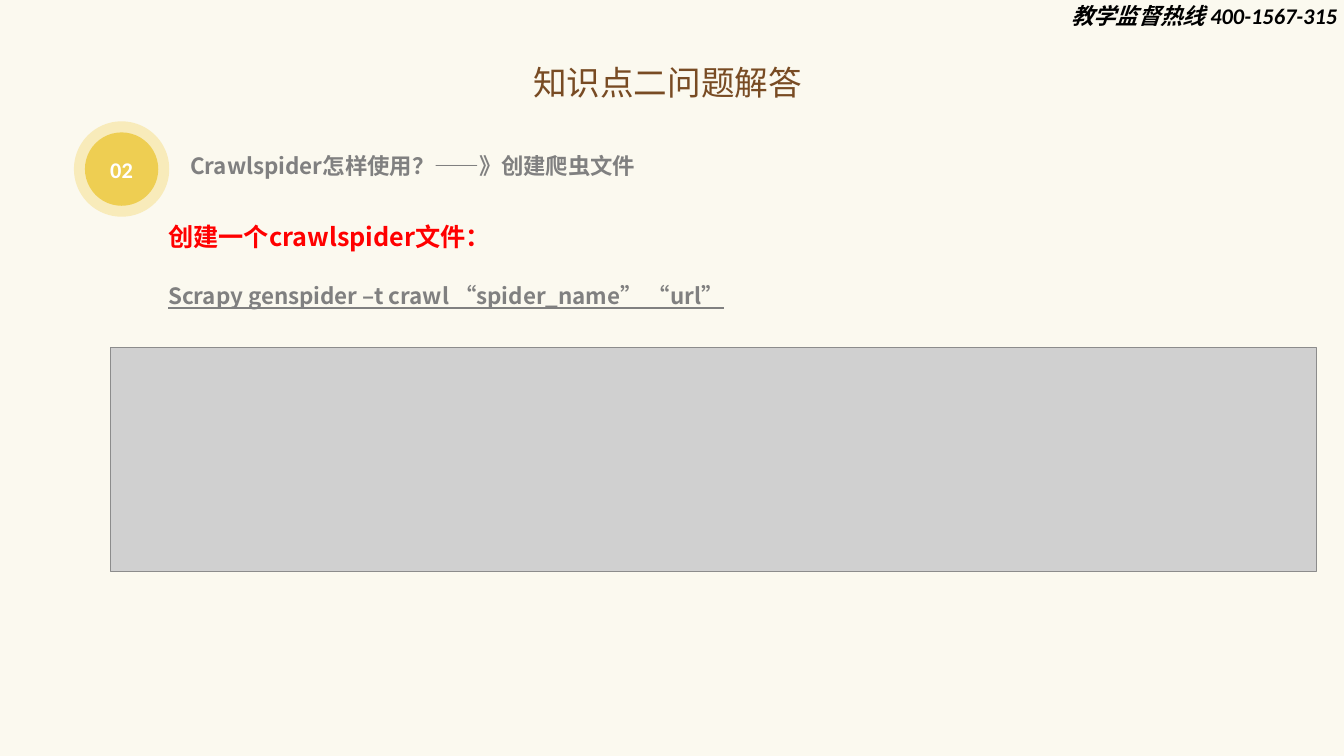
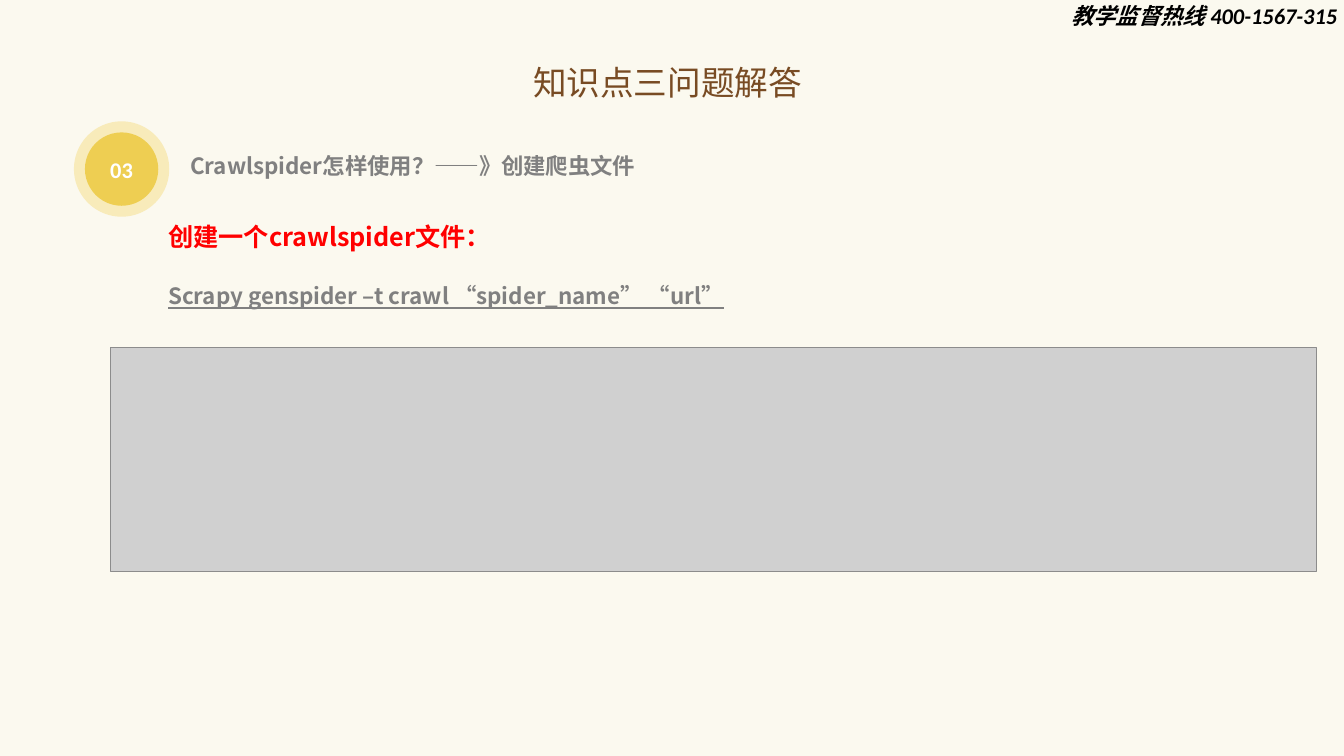
Before and after one commit to zx490336534/spider-review, a slide deck: slide 9 of 课件/python高级标准课件三.pptx (slide 6 before the commit). Drawn at 1344x756 pixels with LibreOffice and Linux fonts; fonts in the diff are those of the drawing; grey boxes stand for pictures; background and template pictures are left out. Boxes give left, top, right and bottom in pixels: in the first picture for what was removed or moved away, otherwise in the second. Text is boxed around its words. In the diff, an @@ line names an element or a change of style, - is before the commit and + after.

```diff
--- a/课件/python高级标准课件三.pptx
+++ b/课件/python高级标准课件三.pptx
@@ text at (533,66,802,98): text changed @@
-知识点二问题解答
+知识点三问题解答
@@ text in ellipse at (110,163,133,178): text changed @@
-02
+03
```
Also in this commit, not shown: 2 other slides changed, 4 slides added, 1 slide removed, 9 other files.
